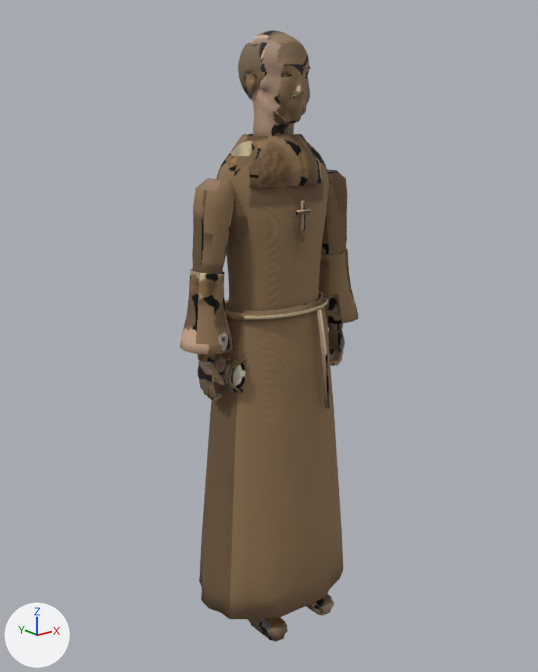
A saved change to the Blender file models/src/npc-monk.blend.
Camera for both pictures: a 50 mm camera at (-1.354, -1.664, 1.615) aimed at (0.001, 0.031, 0.938). Every picture has the same lights, and +X, +Y and +Z are marked at lower left. The older version comes first.

Before the edit, the objects in view are built like this:
```python
me_monk_mesh = bpy.data.meshes.new('monk_Mesh')
me_monk_mesh.from_pydata(...)  # 9300 vertices, 11509 faces; spans x -0.32..0.32, y -0.18..0.22, z 0.0..1.8
me_monk_mesh.polygons.foreach_set('use_smooth', [True] * 11509)
# faces by material slot: [5139, 1688, 192, 3268, 244, 720, 160, 98]
me_monk_mesh.materials.append(mat_monk_skin)
me_monk_mesh.materials.append(mat_monk_hair)
me_monk_mesh.materials.append(mat_monk_eye)
me_monk_mesh.materials.append(mat_monk_cloth)
me_monk_mesh.materials.append(mat_monk_wood)
me_monk_mesh.materials.append(mat_monk_leather)
me_monk_mesh.materials.append(mat_monk_metal)
me_monk_mesh.materials.append(mat_monk_foam)
ob_npc_monk = bpy.data.objects.new('NPC_Monk', me_monk_mesh)
ob_npc_monk.location = (0.0, 0.0, 0.0)
```
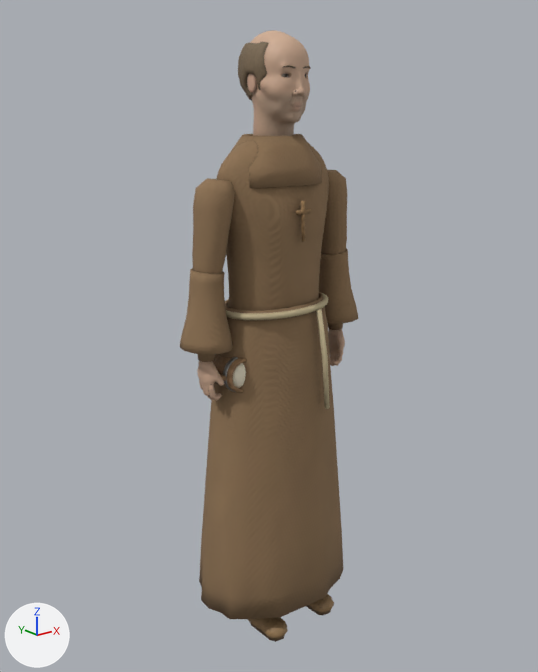
The change, as a diff of the scene's bpy script:
```diff
--- a/models/src/npc-monk.blend.py
+++ b/models/src/npc-monk.blend.py
@@ me_monk_mesh @@
 # used by ob_npc_monk; location = (0.0, 0.0, 0.0)
-me_monk_mesh.from_pydata(...)  # 9300 vertices, 11509 faces; spans x -0.32..0.32, y -0.18..0.22, z 0.0..1.8
+me_monk_mesh.from_pydata(...)  # 12060 vertices, 14567 faces; spans x -0.32..0.32, y -0.18..0.22, z 0.0..1.8
+# me_monk_mesh part 1: 225 vertices moved within x -0.08..0.08, y -0.1..0.12, z 1.59..1.77; 190 vertices removed from x -0.08..0.08, y -0.1..0.11, z 1.58..1.77; 2950 vertices added at x -0.09..0.09, y -0.11..0.12, z 1.58..1.77
+# me_monk_mesh part 2: 8066 kept faces spanning x -0.32..0.32, y -0.18..0.22, z 0.0..1.8 get new texture (UV) coordinates
 me_monk_mesh.materials.append(mat_monk_skin)
```

Where the change shows, as pixel boxes (x1, y1, x2, y2) in the pictures (538 x 672 px):
part 1 of me_monk_mesh, cut back
    before: (238, 44, 311, 120)
    after: (238, 41, 311, 119)
part 2 of me_monk_mesh, surface changed (lighter)
    both: (180, 30, 357, 641)
